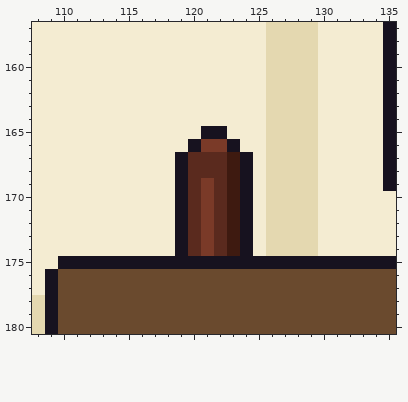
A pixel-art file gets an edit: office/site_realty_office_a.aseprite. The picture above was drawn from the file before the commit.
320x320 pixels, 1 frame. Colours within 5 levels of each other are drawn and written as one. Shown: x 108..135, y 157..180.
Now the later version:
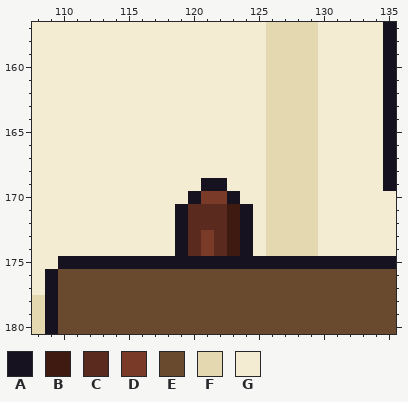
Palette (. is transparent): A #17121f  B #3e1a10  C #5a2a1e  D #7a3a28  E #6a4a2e  F #e4d8b0  G #f4ecd2
Edits made:
Layer "Chair":
Colour A replaces colour B in row 170 at x 123.
Colour A replaces colour C in row 169 at x 122; in row 170 at x 120.
Colour A replaces colour D in row 169 at x 121.
Colour C replaces colour D in rows 171 to 172 at x 121.
Colour D replaces colour C in row 170 at x 122.
Colour G replaces colour A in row 165 at x 121 to 122; in row 166 at x 120 and 123; in rows 167 to 170 at x 119 and 124.
Colour G replaces colour B in rows 167 to 169 at x 123.
Colour G replaces colour C in rows 167 to 168 at x 120 to 122; in row 169 at x 120.
Colour G replaces colour D in row 166 at x 121 to 122.
Boxes around the changes in both pictures, in picture pixels (x1, y1, x2, y2):
changed: (175, 126, 253, 230)
